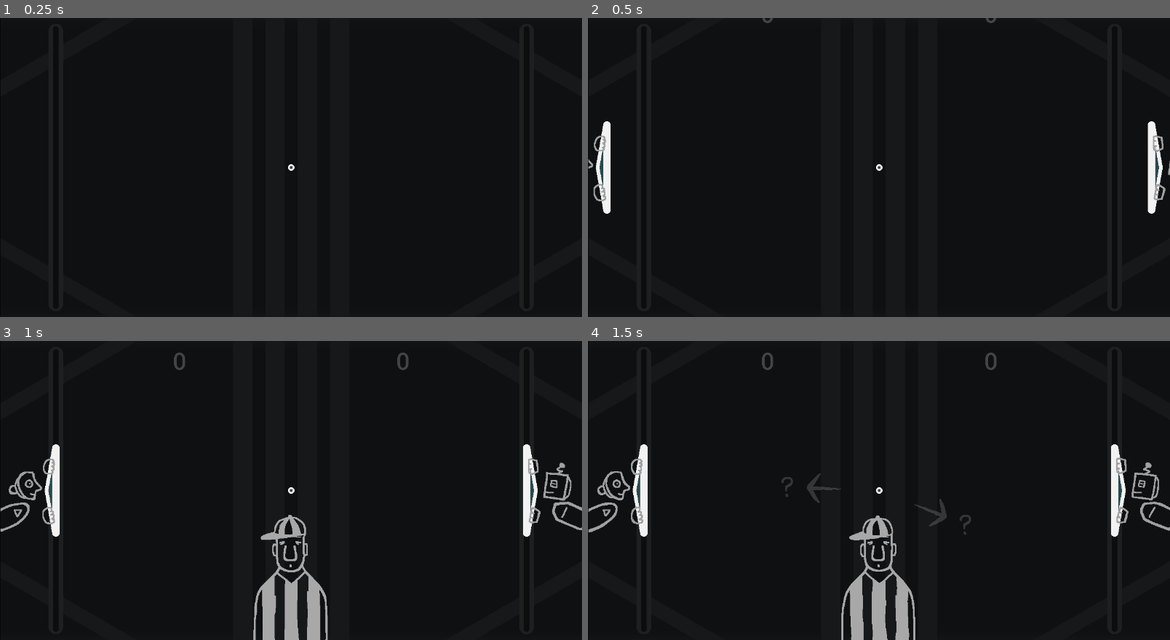
Above: before the commit, frames 1-4 (two rows, left to right).
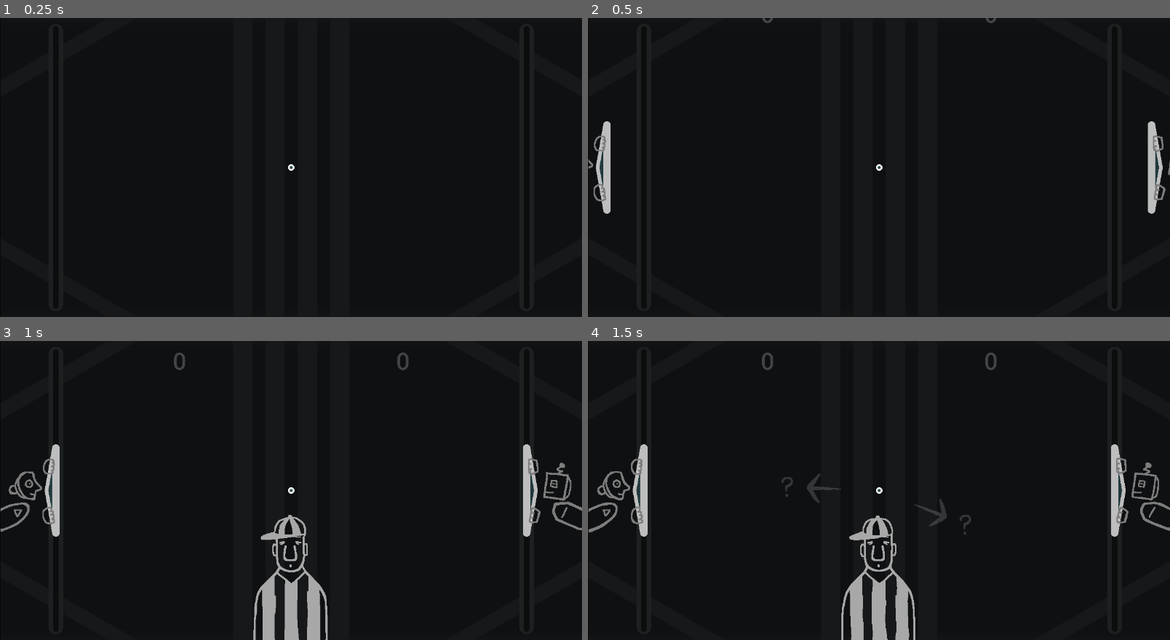
Above: after the commit, the same moments.

Repository: pixerhp/Pixers-Pong
Game: Godot game, scene res://scenes/topscenes/gameplay_topscene.tscn
Same seed, same stepped clock (60 frames per second), same inputs: the game is played once before the commit and once after it.
Inputs (mouse positions are in pixels of both pictures, inside the frame that each line leads up to):
- Up to frame 1 (0.25 s): no input
- Up to frame 2 (0.5 s): no input
- Up to frame 3 (1 s): move the mouse to (419, 475) at 0.52 s; hold D (plr1_bump_right) from 0.53 s (still down); tap Shift (plr1_slow) at 0.6 s; click (419, 475) at 0.67 s
- Up to frame 4 (1.5 s): move the mouse to (762, 505) at 1.27 s; release D (plr1_bump_right) at 1.28 s; hold S (plr1_down) from 1.28 s (still down); tap Keypad 0 (plr2_slow) at 1.35 s

Frame 1 is identical in both runs. In frame 2, 1.1% of the frame differs, in the area x 0-100%, y 34-66%; in frame 3, 1.7%; in frame 4, 1.7%.

Commit message:
Make players gray while they initially can't move

Diff:
--- a/scripts/gameplay_script.gd
+++ b/scripts/gameplay_script.gd
@@ -139,6 +139,8 @@
 	%RightPaddle.set_meta("sidebump_time", %LeftPaddle.get_meta("sidebump_time"))
 	%LeftPaddle.set_meta("sidebump_strength", 0.0)
 	%RightPaddle.set_meta("sidebump_strength", %LeftPaddle.get_meta("sidebump_strength"))
+	%LeftPaddle.modulate = Color.WHITE
+	%RightPaddle.modulate = Color.WHITE
 func reset_ball():
 	%Ball.position = Globals.GAME_SIZE / 2.0
 	ball_velocity = Vector2(0.0, 0.0)
@@ -215,6 +217,9 @@
 	%LeftPaddle.position.x = -120.0 + (240.0 *
 		clampf(proportion_from_range(playthrough, PADS_SLIDEIN_START, PADS_SLIDEIN_END), 0.0, 1.0))
 	%RightPaddle.position.x = Globals.GAME_SIZE.x - %LeftPaddle.position.x
+	# Paddles darkening (to help indicate/imply your inability to move):
+	%LeftPaddle.modulate = Color.GRAY
+	%RightPaddle.modulate = Color.GRAY
 	# Scores/streaks ease-in animation:
 	const SCORES_EASEIN_START: float = 0.075
 	const SCORES_EASEIN_END: float = 0.2
